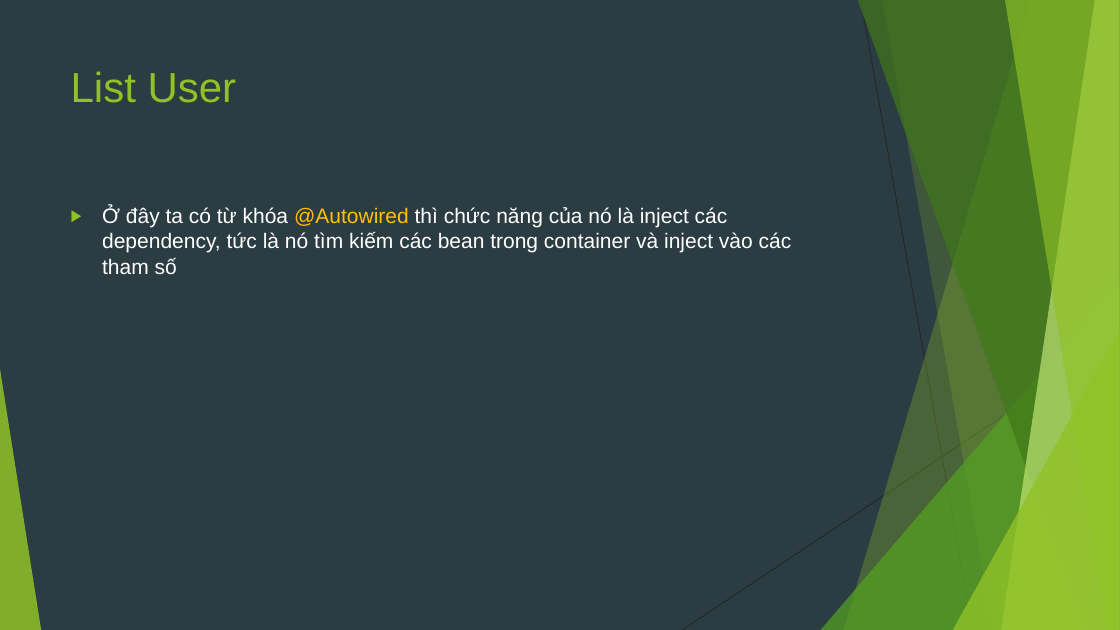
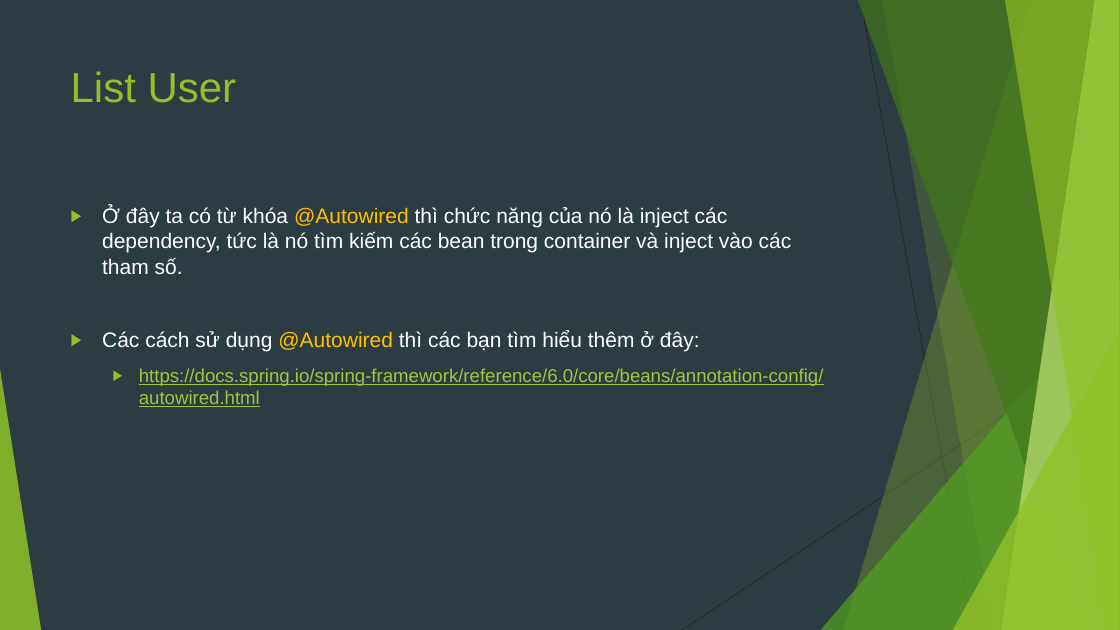
Before and after one commit to sobbingwind/SpringBoot, a slide deck: slide 20 of 02.RESTful API.pptx. Drawn at 1120x630 pixels with LibreOffice and Linux fonts; fonts in the diff are those of the drawing. Boxes give left, top, right and bottom in pixels: in the first picture for what was removed or moved away, otherwise in the second. Text is boxed around its words. In the diff, an @@ line names an element or a change of style, - is before the commit and + after.

```diff
--- a/02.RESTful API.pptx
+++ b/02.RESTful API.pptx
@@ text at box(102, 207, 824, 407): text changed @@
-▶ Ở đây ta có từ khóa @Autowired thì chức năng của nó là inject các dependency, tức là nó tìm kiếm các bean trong container và inject vào các tham số
+▶ Ở đây ta có từ khóa @Autowired thì chức năng của nó là inject các dependency, tức là nó tìm kiếm các bean trong container và inject vào các tham số.
+▶ Các cách sử dụng @Autowired thì các bạn tìm hiểu thêm ở đây:
+  ▶ https://docs.spring.io/spring-framework/reference/6.0/core/beans/annotation-config/autowired.html
```
Also in this commit, not shown: 1 other slide changed, 13 slides added.
